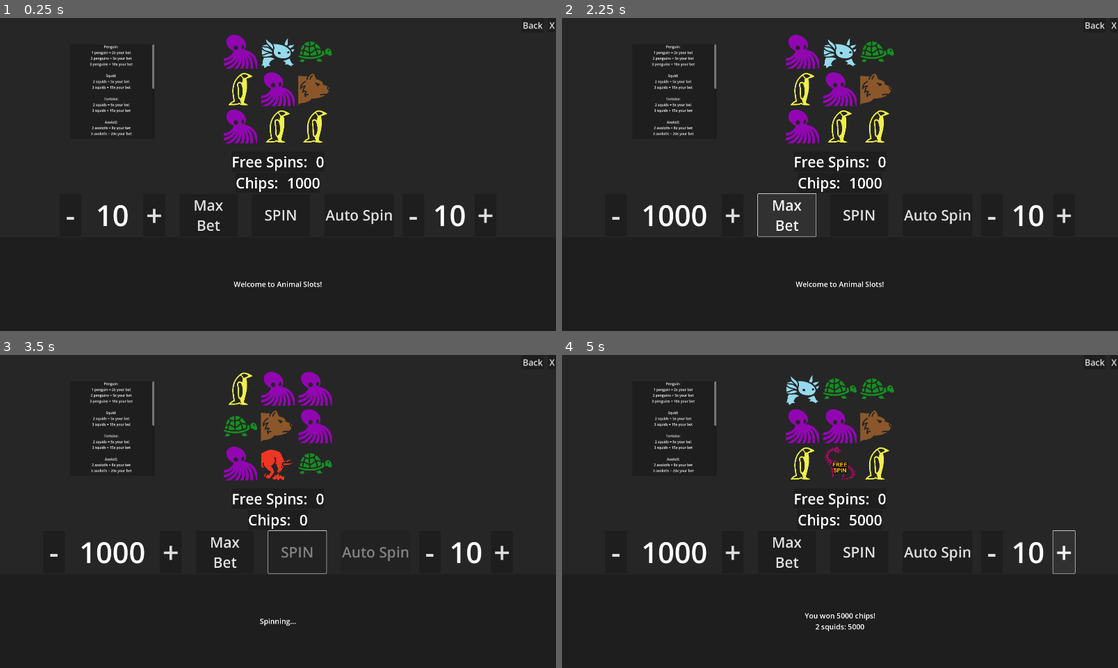
Above: before the commit, frames 1-4 (two rows, left to right).
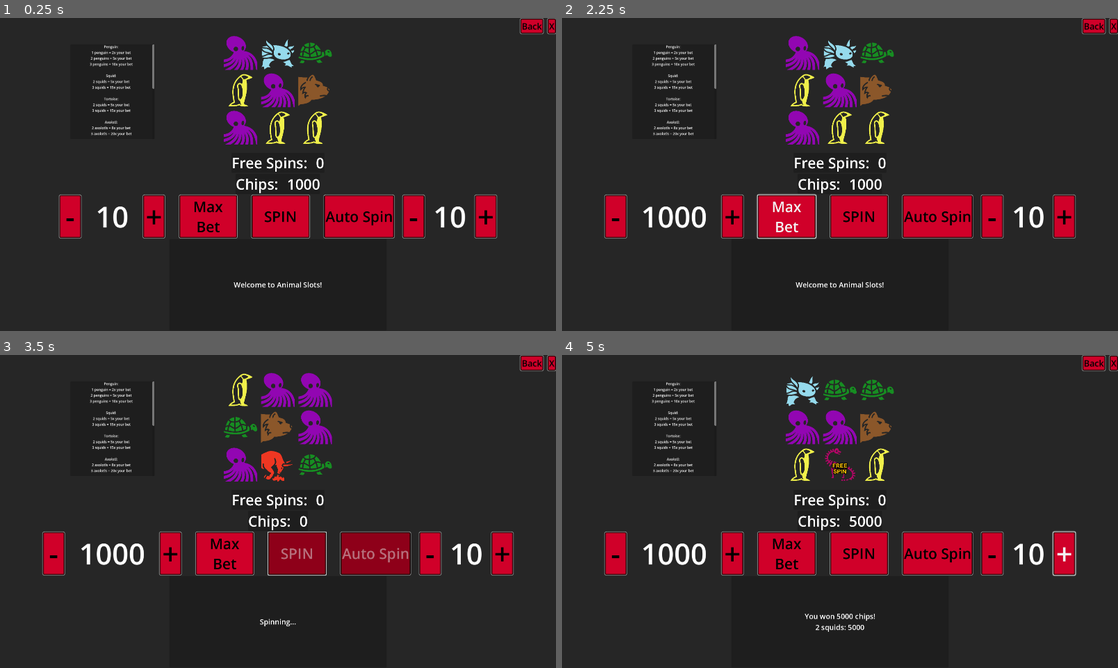
Above: after the commit, the same moments.

Repository: InadequateUsername/Ante-Up
Game: Godot game, scene res://Scenes/Games/Slots/slots.tscn
The game is run twice, just before and just after one commit, with the same random seed, the same clock (stepped at 60 frames per second) and the same inputs. This scene is started directly instead of the project's main scene.
Inputs:
- Up to frame 1 (0.25 s): no input
- Up to frame 2 (2.25 s): click "-" at 0.5 s; click "+" at 1.25 s; click "Max Bet" at 2 s
- Up to frame 3 (3.5 s): click "SPIN" at 2.75 s
- Up to frame 4 (5 s): click "-" at 3.5 s; click "+" at 4.25 s

The runs differ from the first frame. In frame 1, 9.4% of the frame differs, in the area x 10-100%, y 0-87%; in frame 2, 9.5%; in frame 3, 9.4%; in frame 4, 9.7%, in the area x 7-100%, y 0-89%.

Commit message:
Minor UI Changes

Diff:
--- a/Scenes/Games/Slots/slots.tscn
+++ b/Scenes/Games/Slots/slots.tscn
@@ -1,7 +1,8 @@
-[gd_scene load_steps=5 format=3 uid="uid://unpu8axymkp"]
+[gd_scene load_steps=6 format=3 uid="uid://unpu8axymkp"]
 
 [ext_resource type="Script" uid="uid://b5aj83u14guk7" path="res://Scenes/Games/Slots/slots.gd" id="1_rkj4q"]
 [ext_resource type="Texture2D" uid="uid://bvxsulg40r26k" path="res://Assets/Slots/axolotl.png" id="2_h4kg4"]
+[ext_resource type="Theme" uid="uid://phgp7ky6igg7" path="res://Themes/buttons.tres" id="2_u1577"]
 [ext_resource type="Texture2D" uid="uid://beugf754n7d6y" path="res://Assets/Slots/bear.png" id="3_dd6pm"]
 [ext_resource type="Texture2D" uid="uid://r5a5rhtvx702" path="res://Assets/Slots/bull.png" id="4_u1577"]
 
@@ -52,11 +53,13 @@
 
 [node name="BackButton" type="Button" parent="MainContainer/HeaderContainer"]
 layout_mode = 2
+theme = ExtResource("2_u1577")
 theme_override_font_sizes/font_size = 30
 text = "Back"
 
 [node name="ExitGameButton" type="Button" parent="MainContainer/HeaderContainer"]
 layout_mode = 2
+theme = ExtResource("2_u1577")
 theme_override_font_sizes/font_size = 30
 text = "X"
 
@@ -203,6 +206,7 @@
 [node name="BetDownButton" type="Button" parent="MainContainer/ControlsContainer/BetControls"]
 custom_minimum_size = Vector2(75, 0)
 layout_mode = 2
+theme = ExtResource("2_u1577")
 theme_override_font_sizes/font_size = 100
 text = "-"
 
@@ -214,12 +218,14 @@
 [node name="BetUpButton" type="Button" parent="MainContainer/ControlsContainer/BetControls"]
 custom_minimum_size = Vector2(75, 0)
 layout_mode = 2
+theme = ExtResource("2_u1577")
 theme_override_font_sizes/font_size = 100
 text = "+"
 
 [node name="MaxBetButton" type="Button" parent="MainContainer/ControlsContainer"]
 custom_minimum_size = Vector2(200, 0)
 layout_mode = 2
+theme = ExtResource("2_u1577")
 theme_override_font_sizes/font_size = 50
 text = "Max
 Bet"
@@ -227,6 +233,7 @@
 [node name="SpinButton" type="Button" parent="MainContainer/ControlsContainer"]
 custom_minimum_size = Vector2(200, 0)
 layout_mode = 2
+theme = ExtResource("2_u1577")
 theme_override_font_sizes/font_size = 50
 text = "Spin"
 
@@ -237,12 +244,14 @@
 [node name="AutoSpinButton" type="Button" parent="MainContainer/ControlsContainer/AutoSpinControls"]
 custom_minimum_size = Vector2(200, 0)
 layout_mode = 2
+theme = ExtResource("2_u1577")
 theme_override_font_sizes/font_size = 50
 text = "Auto Spin"
 
 [node name="AutoSpinDownButton" type="Button" parent="MainContainer/ControlsContainer/AutoSpinControls"]
 custom_minimum_size = Vector2(75, 0)
 layout_mode = 2
+theme = ExtResource("2_u1577")
 theme_override_font_sizes/font_size = 100
 text = "-"
 
@@ -254,18 +263,21 @@
 [node name="AutoSpinUpButton" type="Button" parent="MainContainer/ControlsContainer/AutoSpinControls"]
 custom_minimum_size = Vector2(75, 0)
 layout_mode = 2
+theme = ExtResource("2_u1577")
 theme_override_font_sizes/font_size = 100
 text = "+"
 
 [node name="StopAutoSpinButton" type="Button" parent="MainContainer/ControlsContainer/AutoSpinControls"]
 layout_mode = 2
+theme = ExtResource("2_u1577")
 theme_override_font_sizes/font_size = 50
 text = "Stop
 Auto Spin"
 
 [node name="WinningsContainer" type="PanelContainer" parent="MainContainer"]
-custom_minimum_size = Vector2(0, 323)
-layout_mode = 2
+custom_minimum_size = Vector2(750, 315)
+layout_mode = 2
+size_flags_horizontal = 4
 size_flags_vertical = 4
 
 [node name="WinningsLabel" type="Label" parent="MainContainer/WinningsContainer"]
--- a/project.godot
+++ b/project.godot
@@ -31,5 +31,4 @@
 
 [rendering]
 
-renderer/rendering_method="mobile"
 textures/vram_compression/import_etc2_astc=true
Not shown, added: Web Version for ItchIO/ante_up.apple-touch-icon.png.import
Not shown, added: Web Version for ItchIO/ante_up.icon.png.import
Not shown, added: Web Version for ItchIO/ante_up.png.import
